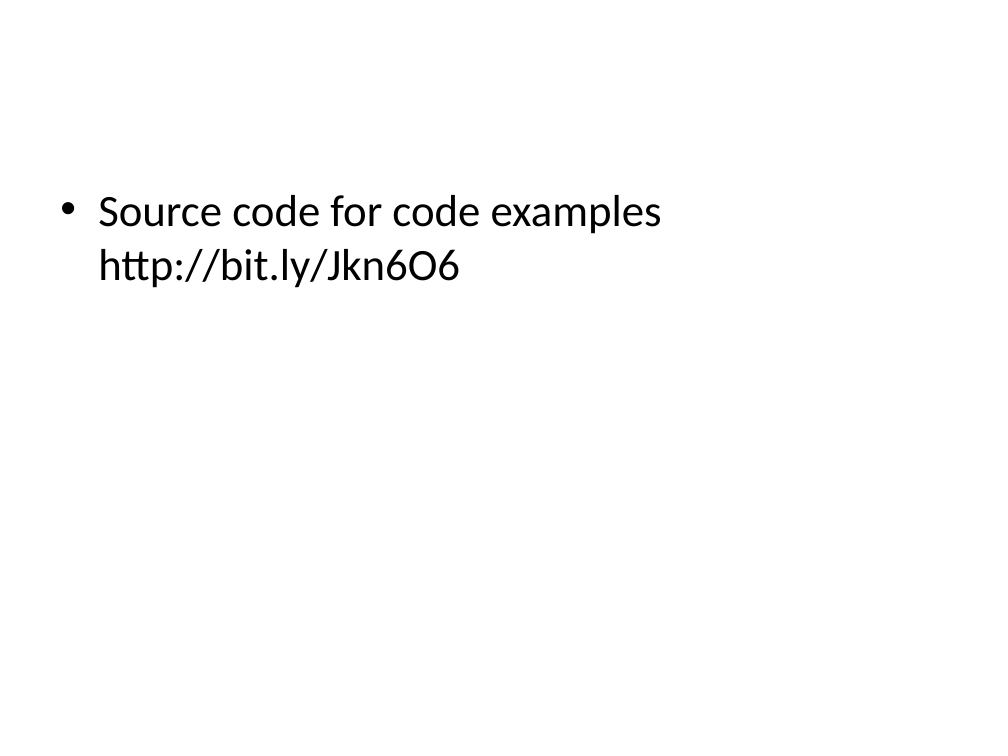
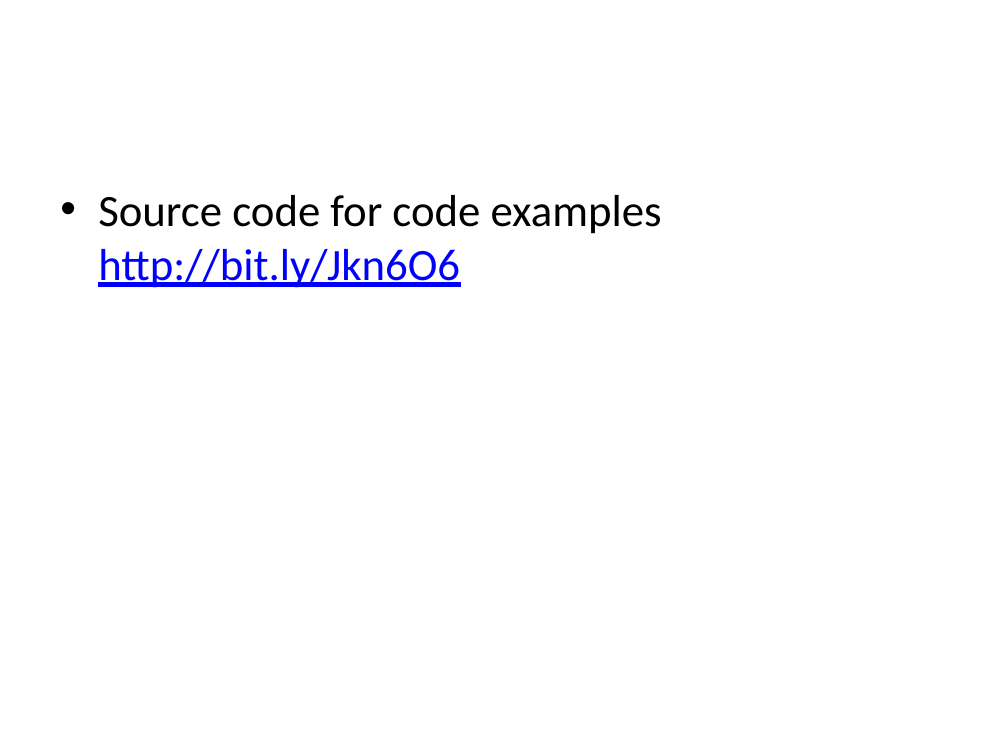
Before and after one commit to underscore05/SocketProgrammingLesson, a slide deck: slide 5 of clientServerContext.pptx. Drawn at 1008x756 pixels with LibreOffice and Linux fonts; fonts in the diff are those of the drawing. Boxes give left, top, right and bottom in pixels: in the first picture for what was removed or moved away, otherwise in the second. Text is boxed around its words. In the diff, an @@ line names an element or a change of style, - is before the commit and + after.

```diff
--- a/clientServerContext.pptx
+++ b/clientServerContext.pptx
@@ text "Source code for code examples ..." at (98, 195, 662, 288): text colour #000000 to #0000FF, underline on in "http://bit.ly/Jkn6O6" @@
```
Also in this commit, not shown: 4 other files.
